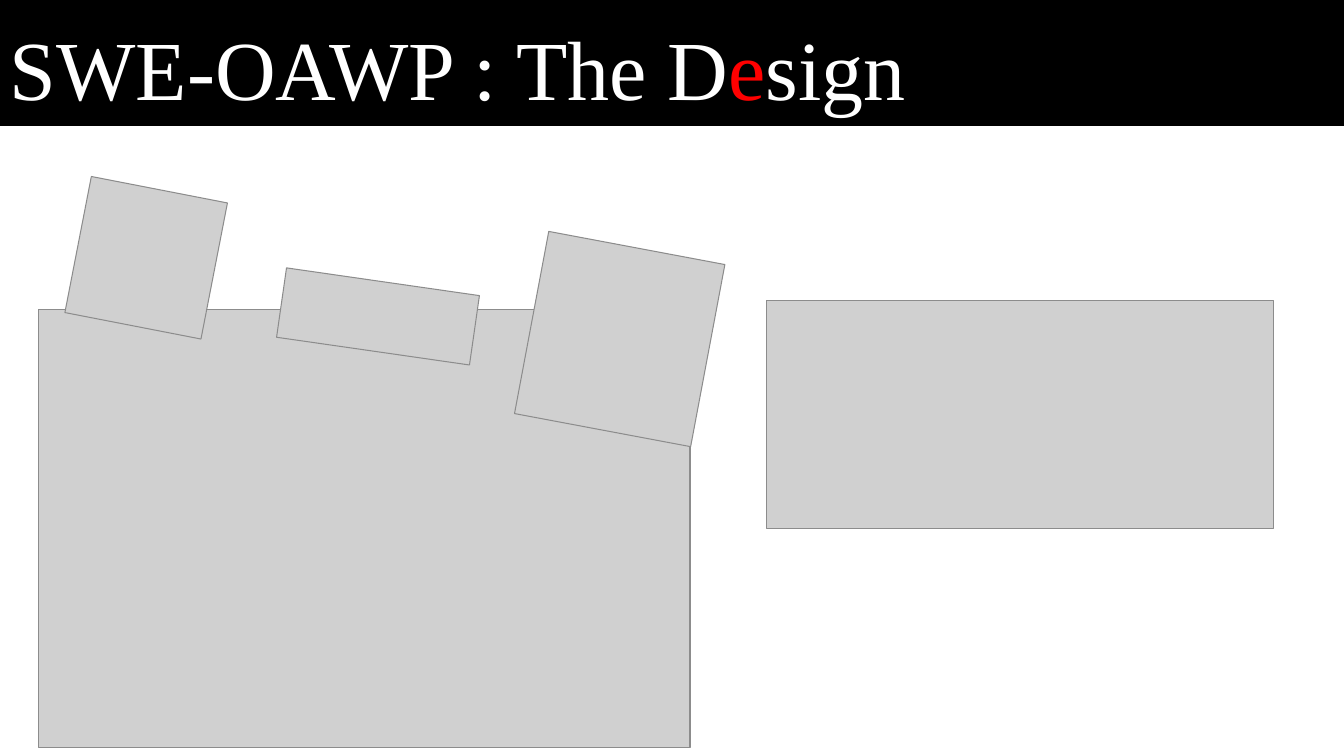
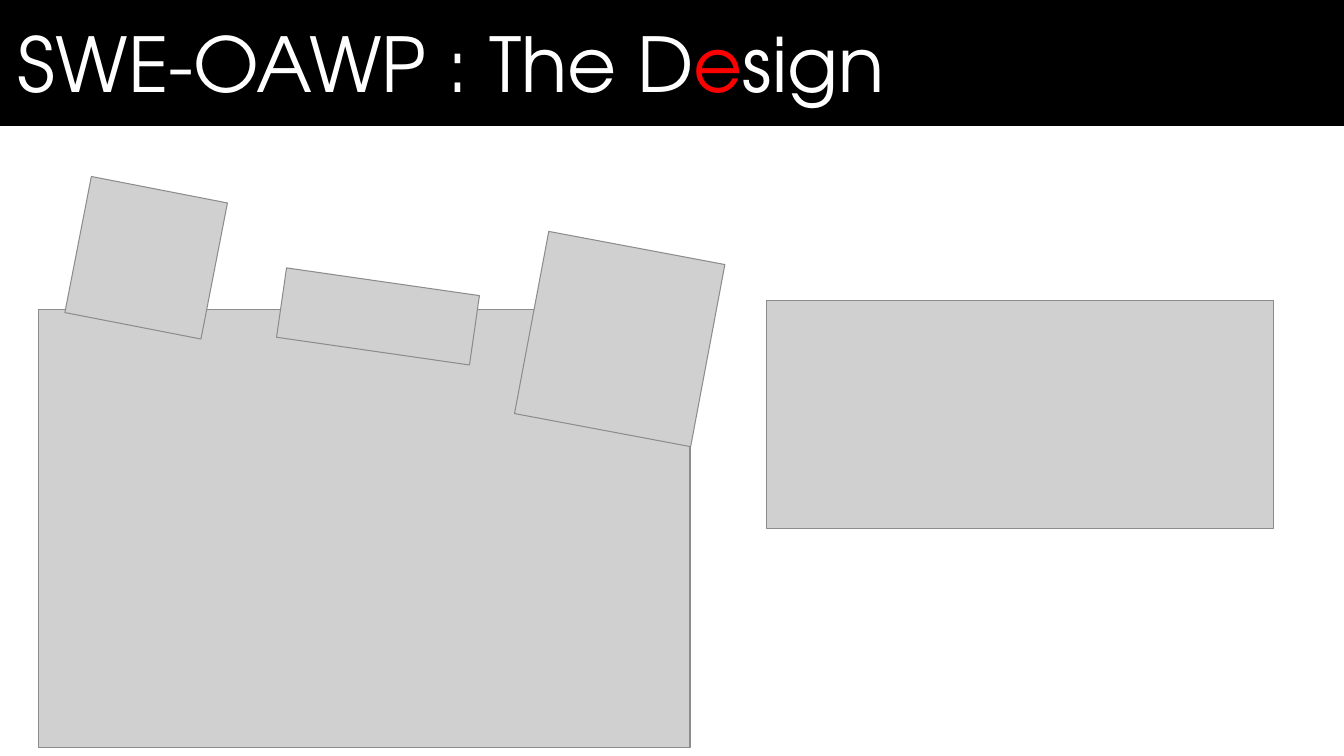
Before and after one commit to bhavyabatra/SWEN_Dynamo, a slide deck: slide 8 of Documentation/Master's Defense Presentation.pptx (slide 6 before the commit). Drawn at 1344x756 pixels with LibreOffice and Linux fonts; fonts in the diff are those of the drawing; grey boxes stand for pictures; background and template pictures are left out. Boxes give left, top, right and bottom in pixels: in the first picture for what was removed or moved away, otherwise in the second. Text is boxed around its words. In the diff, an @@ line names an element or a change of style, - is before the commit and + after.

```diff
--- a/Documentation/Master's Defense Presentation.pptx
+++ b/Documentation/Master's Defense Presentation.pptx
@@ text "SWE-OAWP : The Design": place and size @@
-text "SWE-OAWP : The Design" at <box>10,41,906,116</box>
+text "SWE-OAWP : The Design" at <box>18,35,885,127</box>
@@ text "SWE-OAWP : The Design" at <box>18,35,885,127</box>: size 60 to 54 pt, font Times New Roman to TeX Gyre Adventor @@
```
Also in this commit, not shown: 11 other slides changed, 10 slides added, 17 slides removed.
